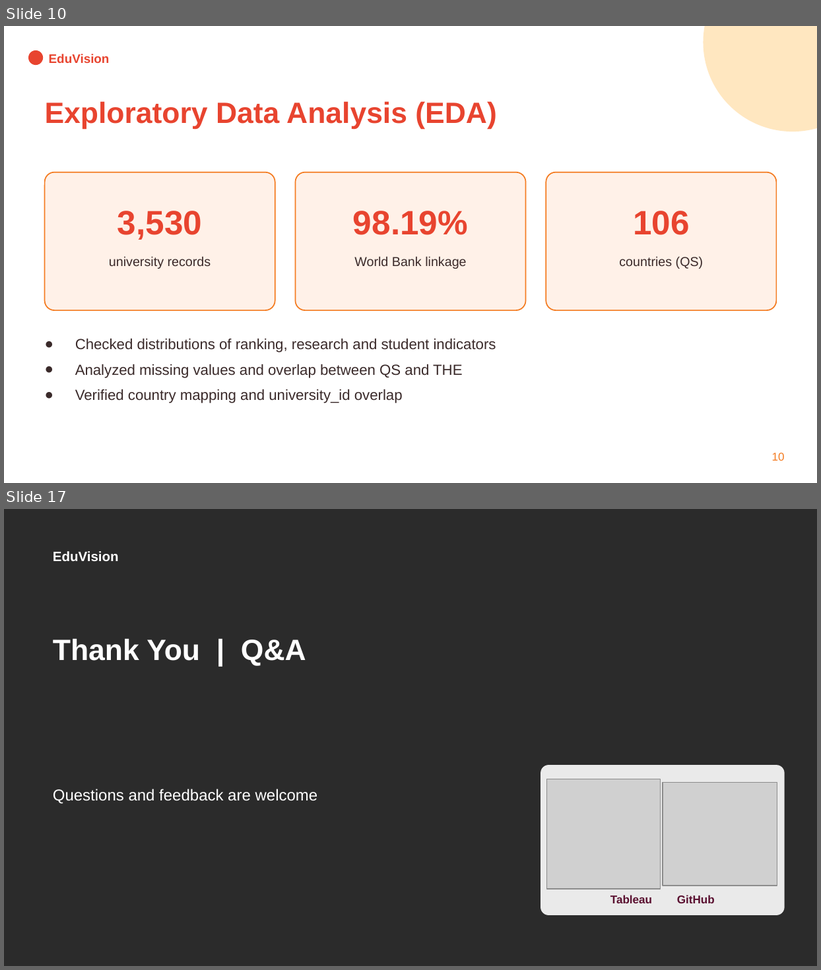
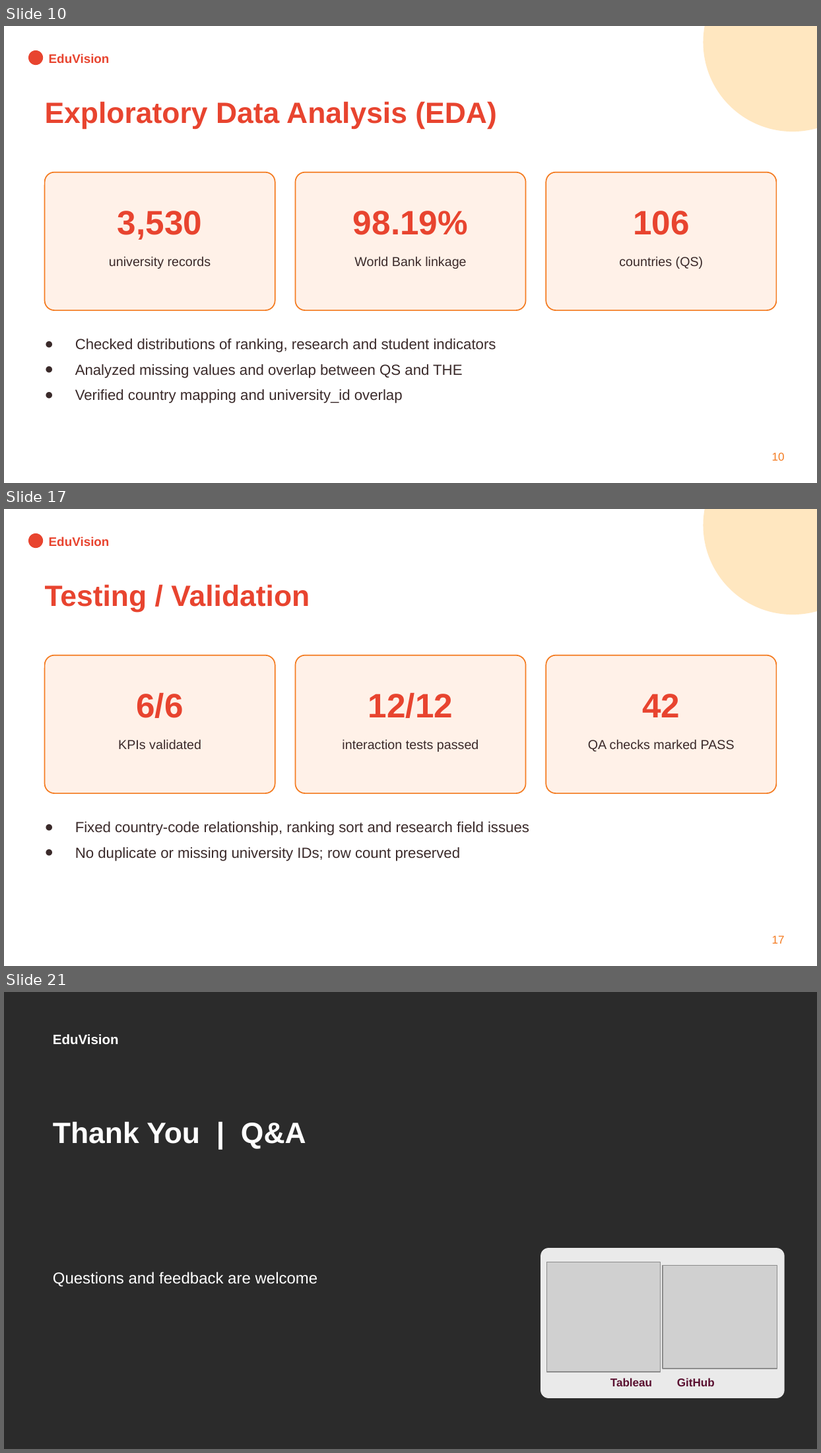
Before and after one commit to springboardmentor1234r/Higher-Education-Intelligence-System-for-Institutional-Performance-and-Academic-Excellence-Analysis, a slide deck: Final Project/EduVision_Presentation.pptx. Shown one above the other, each under a label of ours: slides 10 and 17 before the commit, slides 10, 17 and 21 after it; the slides between them are not shown. The pictures are 821x970 and 821x1453 pixels, drawn with LibreOffice and Linux fonts; fonts in the diff are those of the drawing; grey boxes stand for pictures; background and template pictures are left out; a plain dark background stands for a picture behind light text. Boxes give left, top, right and bottom in pixels: in the first picture for what was removed or moved away, otherwise in the second. Text is boxed around its words. In the diff, an @@ line names an element or a change of style, - is before the commit and + after.

```diff
--- a/Final Project/EduVision_Presentation.pptx
+++ b/Final Project/EduVision_Presentation.pptx
@@ slide 17 added at (x1=4, y1=509, x2=817, y2=966), background #FFFFFF @@
@@ ellipse added at (x1=704, y1=509, x2=817, y2=615), fill #FFB030 at 30% opacity @@
@@ ellipse added at (x1=28, y1=533, x2=43, y2=548), fill #E8442F @@
@@ text added at (x1=49, y1=537, x2=110, y2=546), 11 pt, text #E8442F, bold @@
+EduVision
@@ text added at (x1=45, y1=584, x2=310, y2=612), 26 pt, text #E8442F, bold @@
+Testing / Validation
@@ rounded rectangle added at (x1=45, y1=656, x2=275, y2=793), fill #FFF1E8, outline #F47B20 1 pt @@
@@ rounded rectangle added at (x1=295, y1=656, x2=525, y2=793), fill #FFF1E8, outline #F47B20 1 pt @@
@@ rounded rectangle added at (x1=547, y1=656, x2=776, y2=793), fill #FFF1E8, outline #F47B20 1 pt @@
@@ text added at (x1=136, y1=693, x2=183, y2=718), 30 pt, text #E8442F, bold @@
+6/6
@@ text added at (x1=368, y1=693, x2=453, y2=718), 30 pt, text #E8442F, bold @@
+12/12
@@ text added at (x1=642, y1=694, x2=680, y2=718), 30 pt, text #E8442F, bold @@
+42
@@ text added at (x1=118, y1=739, x2=201, y2=749), 11.5 pt, text #3A2A2A @@
+KPIs validated
@@ text added at (x1=342, y1=739, x2=479, y2=752), 11.5 pt, text #3A2A2A @@
+interaction tests passed
@@ text added at (x1=588, y1=739, x2=735, y2=752), 11.5 pt, text #3A2A2A @@
+QA checks marked PASS
@@ text added at (x1=75, y1=822, x2=529, y2=861), 13 pt, text #3A2A2A @@
+● Fixed country-code relationship, ranking sort and research field issues
+● No duplicate or missing university IDs; row count preserved
@@ text added at (x1=772, y1=936, x2=785, y2=944), 10 pt, text #F47B20 @@
+17
@@ what was slide 17 is now slide 21 @@
```
Also in this commit, not shown: 6 slides changed, 3 other slides added.
